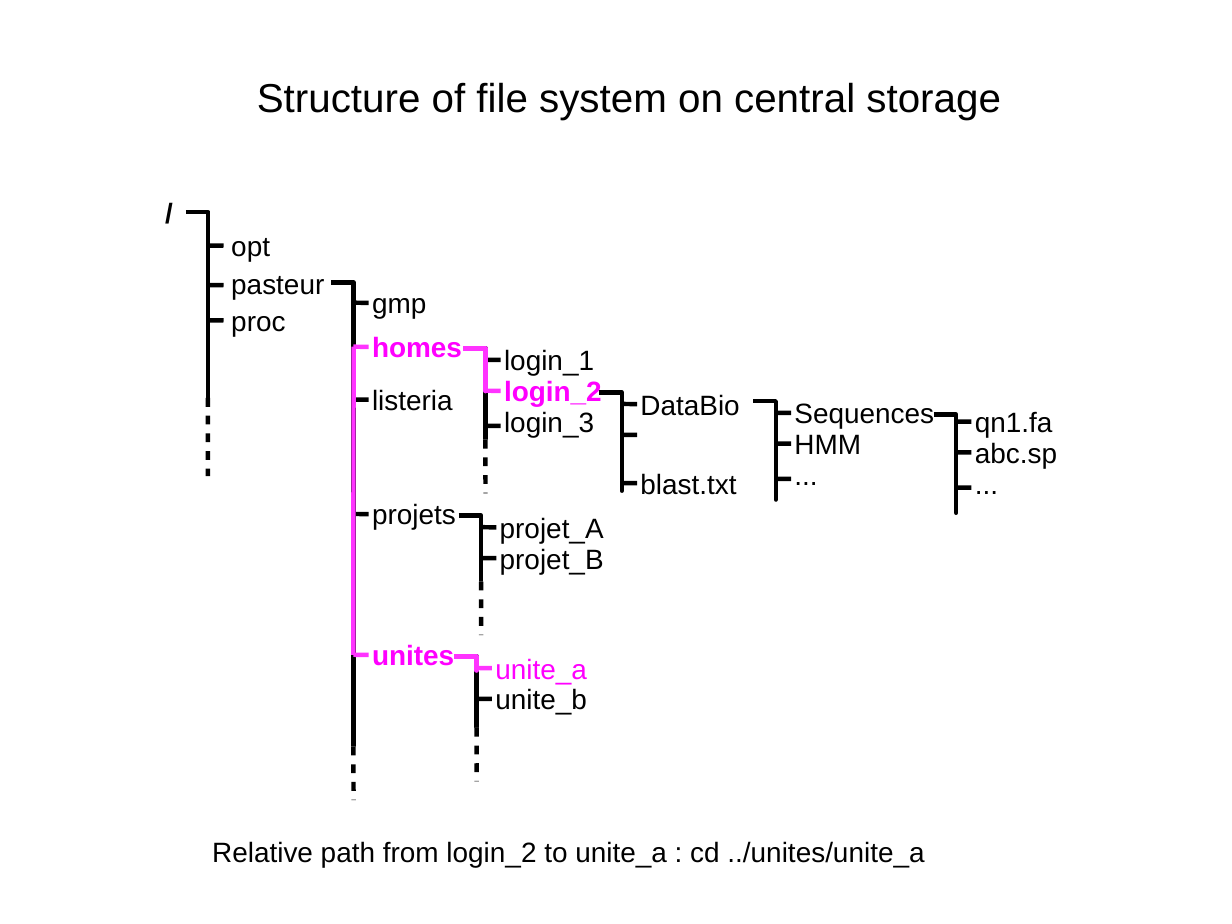
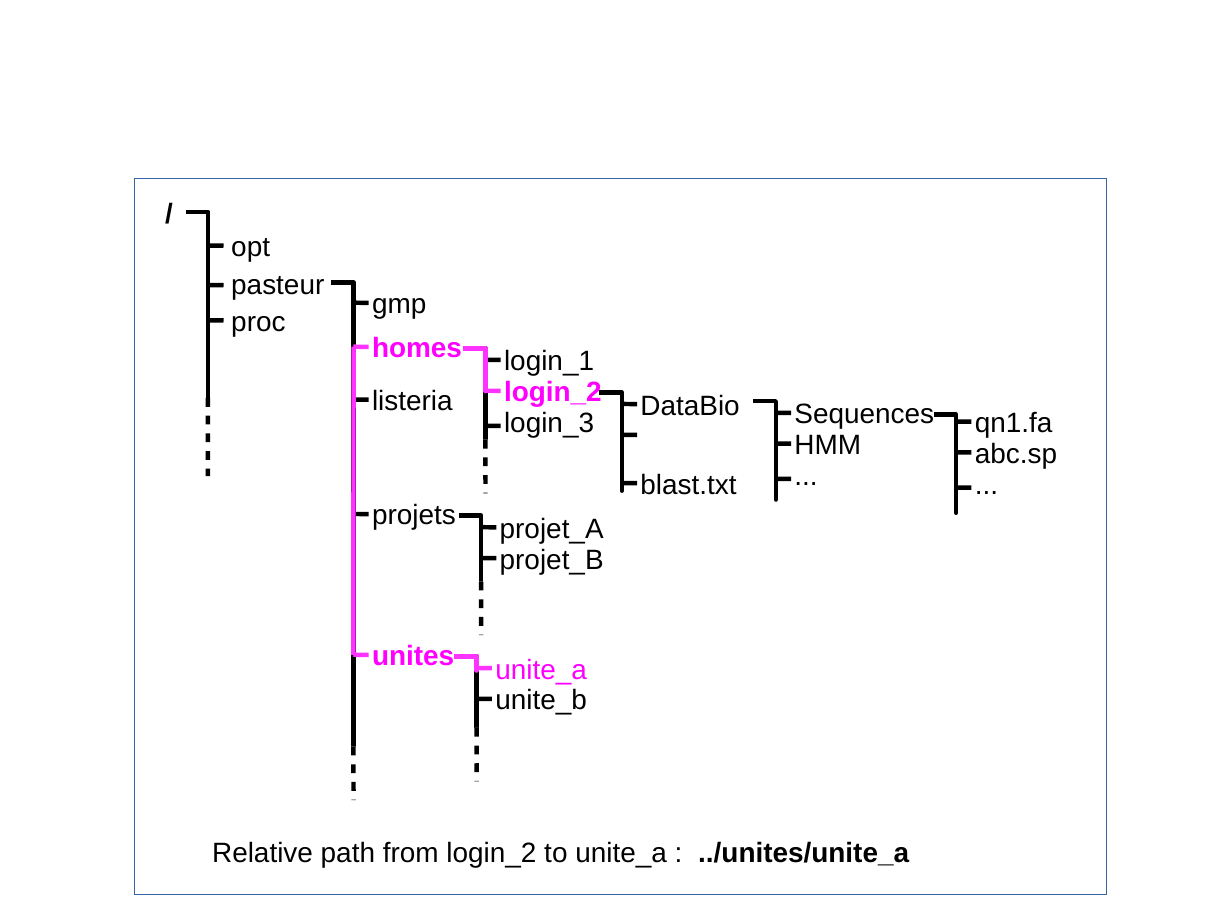
Before and after one commit to C3BI-pasteur-fr/unix-training, a slide deck: slide 9 of schemas.odp (slide 6 before the commit). Drawn at 1232x924 pixels with LibreOffice and Linux fonts; fonts in the diff are those of the drawing. Boxes give left, top, right and bottom in pixels: in the first picture for what was removed or moved away, otherwise in the second. Text is boxed around its words. In the diff, an @@ line names an element or a change of style, - is before the commit and + after.

```diff
--- a/schemas.odp
+++ b/schemas.odp
@@ text removed at box(257, 82, 1001, 120) @@
-Structure of file system on central storage
@@ rectangle added at box(134, 179, 1107, 894), outline #3465A4 0 pt @@
@@ text at box(212, 841, 909, 868): text changed @@
-Relative path from login_2 to unite_a : cd ../unites/unite_a
+Relative path from login_2 to unite_a : ../unites/unite_a
```
Also in this commit, not shown: 5 other slides changed, 4 slides added, 4 other files.
